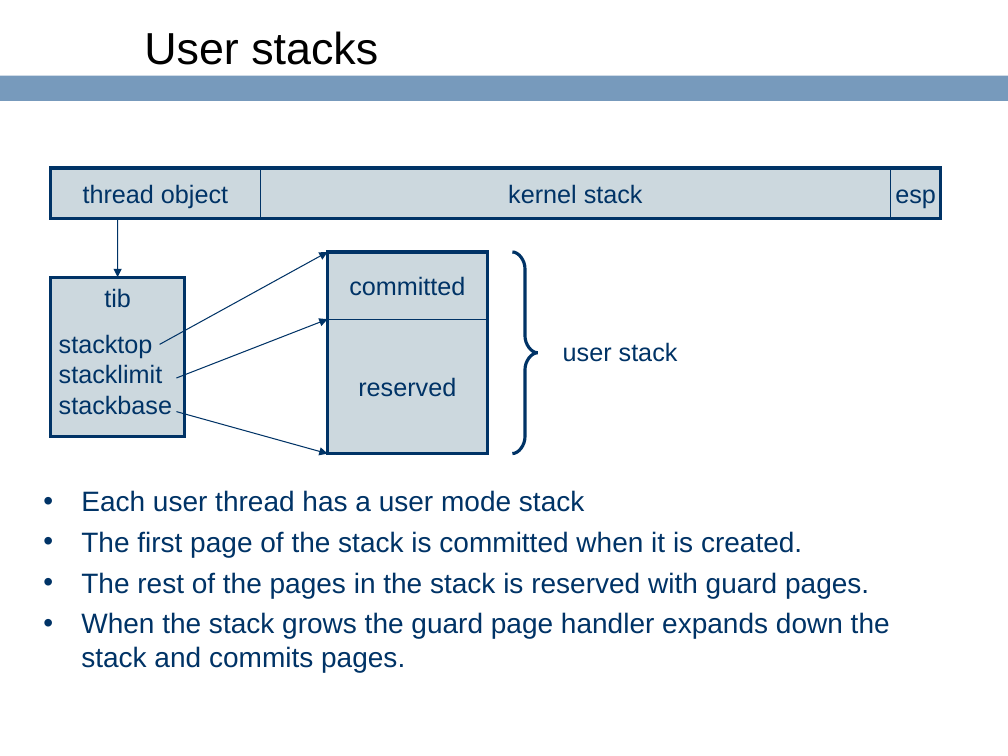
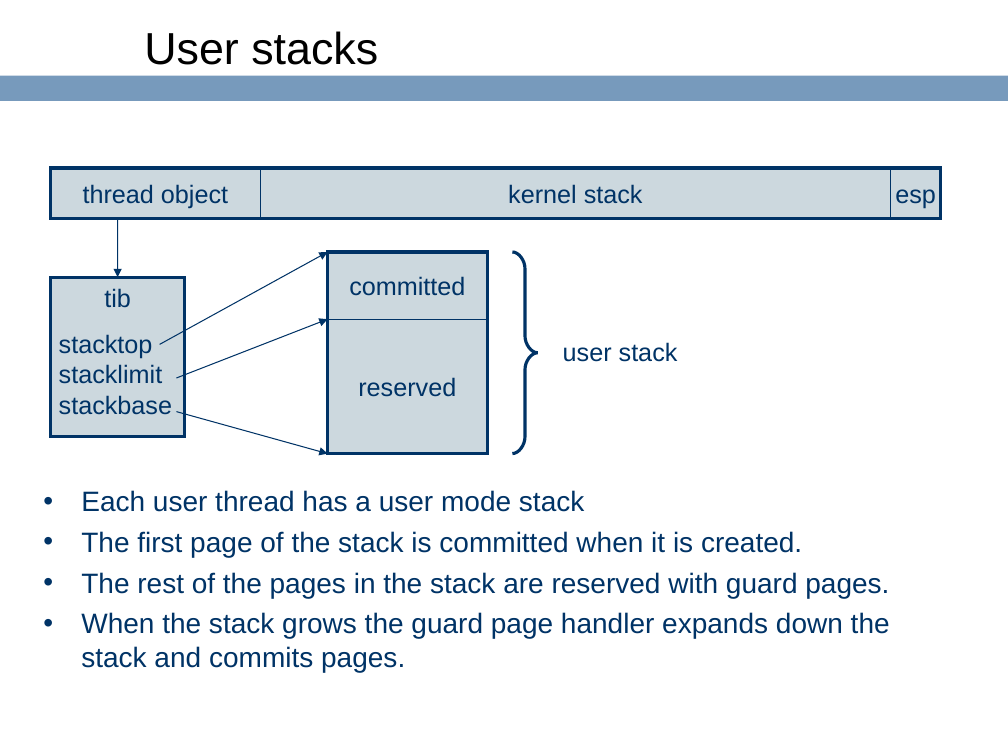
Before and after one commit to ringgaard/sanos, a slide deck: slide 34 of doc/sanostech.ppt (slide 33 before the commit). Drawn at 1008x756 pixels with LibreOffice and Linux fonts; fonts in the diff are those of the drawing; background and template pictures are left out. Boxes give left, top, right and bottom in pixels: in the first picture for what was removed or moved away, otherwise in the second. Text is boxed around its words. In the diff, an @@ line names an element or a change of style, - is before the commit and + after.

```diff
--- a/doc/sanostech.ppt
+++ b/doc/sanostech.ppt
@@ text at <box>81,572,889,598</box>: text changed @@
-• The rest of the pages in the stack is reserved with guard pages.
+• The rest of the pages in the stack are reserved with guard pages.
```
Also in this commit, not shown: 11 other slides changed, 2 slides added, 1 other file.
